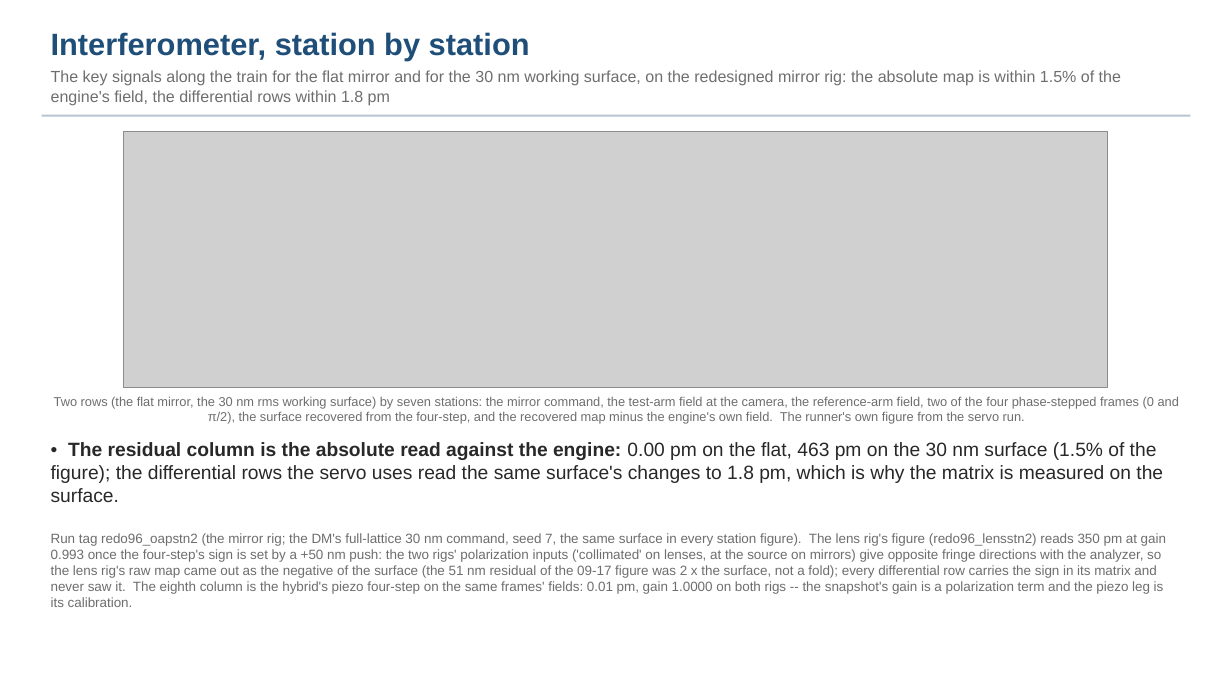
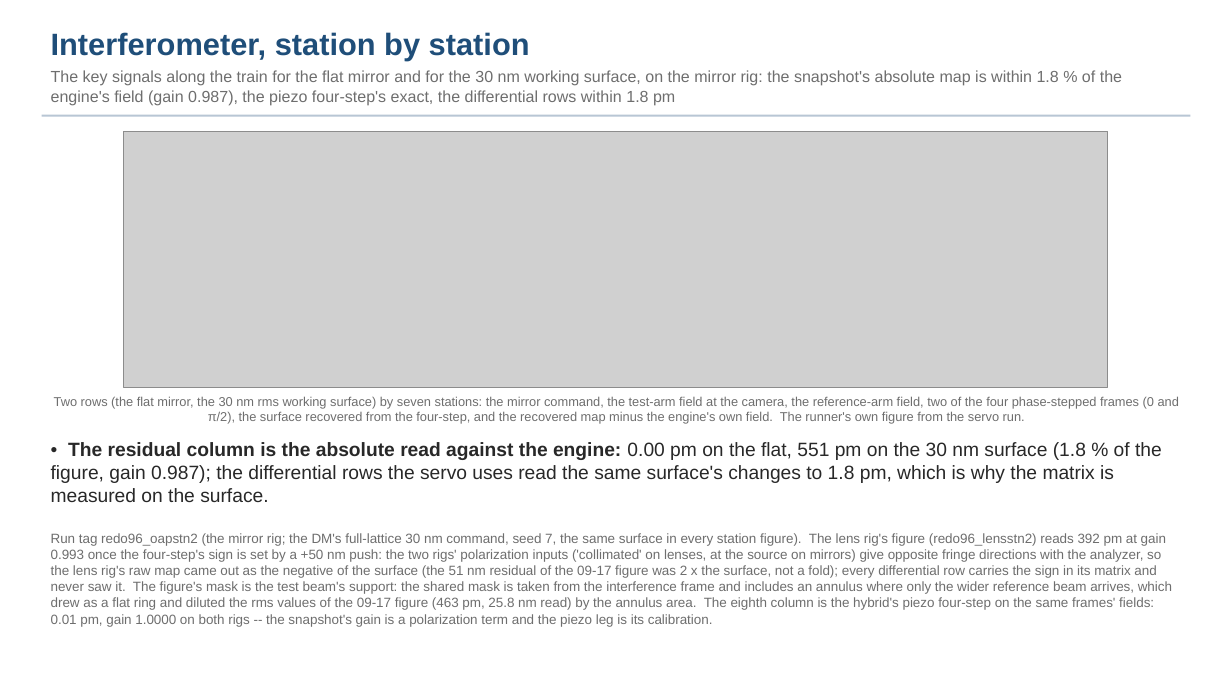
Before and after one commit to nasa-jpl/macos, a slide deck: slide 28 of demo_session/deck_gauges_short.pptx. Drawn at 1232x693 pixels with LibreOffice and Linux fonts; fonts in the diff are those of the drawing; grey boxes stand for pictures. Boxes give left, top, right and bottom in pixels: in the first picture for what was removed or moved away, otherwise in the second. Text is boxed around its words. In the diff, an @@ line names an element or a change of style, - is before the commit and + after.

```diff
--- a/demo_session/deck_gauges_short.pptx
+++ b/demo_session/deck_gauges_short.pptx
@@ text at (51,70,1122,106): text changed @@
-The key signals along the train for the flat mirror and for the 30 nm working surface, on the redesigned mirror rig: the absolute map is within 1.5% of the engine's field, the differential rows within 1.8 pm
+The key signals along the train for the flat mirror and for the 30 nm working surface, on the mirror rig: the snapshot's absolute map is within 1.8 % of the engine's field (gain 0.987), the piezo four-step's exact, the differential rows within 1.8 pm
@@ text at (51,442,1162,502): text changed @@
-• The residual column is the absolute read against the engine: 0.00 pm on the flat, 463 pm on the 30 nm surface (1.5% of the figure); the differential rows the servo uses read the same surface's changes to 1.8 pm, which is why the matrix is measured on the surface.
+• The residual column is the absolute read against the engine: 0.00 pm on the flat, 551 pm on the 30 nm surface (1.8 % of the figure, gain 0.987); the differential rows the servo uses read the same surface's changes to 1.8 pm, which is why the matrix is measured on the surface.
@@ text at (51,533,1172,627): text changed @@
-Run tag redo96_oapstn2 (the mirror rig; the DM's full-lattice 30 nm command, seed 7, the same surface in every station figure). The lens rig's figure (redo96_lensstn2) reads 350 pm at gain 0.993 once the four-step's sign is set by a +50 nm push: the two rigs' polarization inputs ('collimated' on lenses, at the source on mirrors) give opposite fringe directions with the analyzer, so the lens rig's raw map came out as the negative of the surface (the 51 nm residual of the 09-17 figure was 2 x the surface, not a fold); every differential row carries the sign in its matrix and never saw it. The eighth column is the hybrid's piezo four-step on the same frames' fields: 0.01 pm, gain 1.0000 on both rigs -- the snapshot's gain is a polarization term and the piezo leg is its calibration.
+Run tag redo96_oapstn2 (the mirror rig; the DM's full-lattice 30 nm command, seed 7, the same surface in every station figure). The lens rig's figure (redo96_lensstn2) reads 392 pm at gain 0.993 once the four-step's sign is set by a +50 nm push: the two rigs' polarization inputs ('collimated' on lenses, at the source on mirrors) give opposite fringe directions with the analyzer, so the lens rig's raw map came out as the negative of the surface (the 51 nm residual of the 09-17 figure was 2 x the surface, not a fold); every differential row carries the sign in its matrix and never saw it. The figure's mask is the test beam's support: the shared mask is taken from the interference frame and includes an annulus where only the wider reference beam arrives, which drew as a flat ring and diluted the rms values of the 09-17 figure (463 pm, 25.8 nm read) by the annulus area. The eighth column is the hybrid's piezo four-step on the same frames' fields: 0.01 pm, gain 1.0000 on both rigs -- the snapshot's gain is a polarization term and the piezo leg is its calibration.
```
Also in this commit, not shown: 7 other slides changed, 13 other files.
